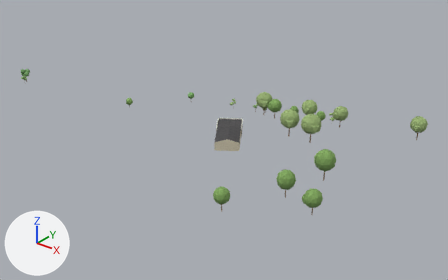
The glTF model viewer/districts/2020-kiel/chunks/c_-6_-1.glb, before and after one commit.
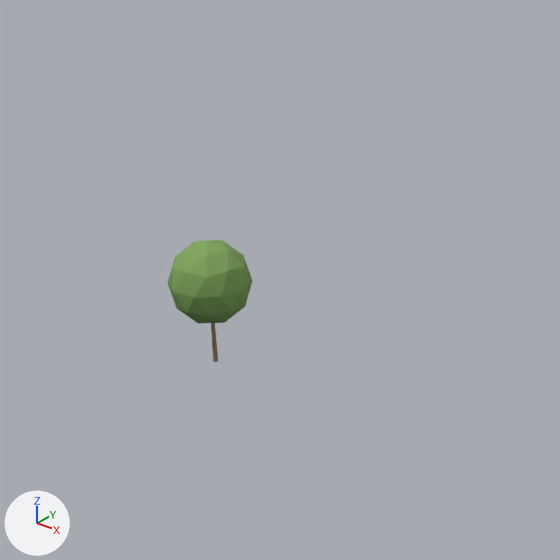
The first picture shows the older version from a 50 mm camera at (-1215.5, -216.2, 104.5) aimed at (-1358.9, -36.9, -6.7). The close-ups show the older and then the newer version on the part from 25% to 36% of the width and 28% to 45% of the height of that picture. Only the edits that show in the close-ups are written down. Arrows for +X, +Y and +Z are at lower left; the lights stay in place. Where no turn or scale is listed for an object, it has been applied to the vertices.

Before the edit, the objects in view are built like this:
```python
me_tree_round_0 = bpy.data.meshes.new('tree_round_0')
me_tree_round_0.from_pydata(...)  # an icosphere of 80 faces spanning x -0.67..0.64, y -0.69..0.69, z -0.35..1.0; a 6-sided cylinder along z spanning x -0.05..0.02, y -0.04..0.04, z -1.0..-0.29; an icosphere of 20 faces spanning x -0.17..0.67, y -0.13..0.67, z -0.21..0.66
me_tree_round_0.materials.append(mat_tree_vc)
ob_tree_round_0_002 = bpy.data.objects.new('tree_round_0.002', me_tree_round_0)
ob_tree_round_0_002.parent = ob_trees__6__1_0
ob_tree_round_0_002.location = (-61.89, -33.39, 2.365)
ob_tree_round_0_002.rotation_euler = (0.0, 0.0, 1.69)  # degrees (0, 0, 97)
ob_tree_round_0_002.scale = (2.22, 2.22, 2.37)
```
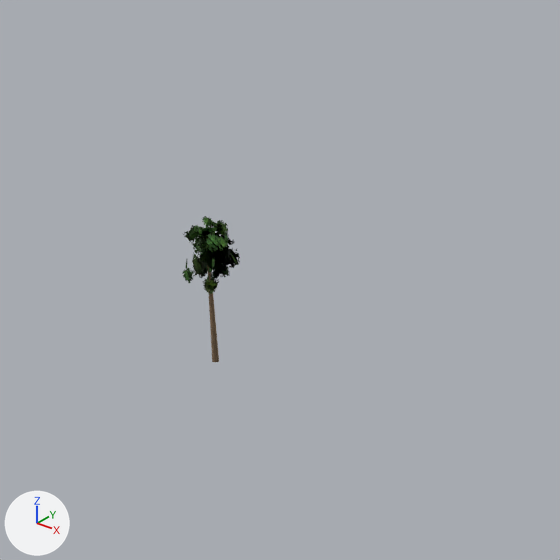
The change in detail:
Picture 'leaf_atlas' (img_leaf_atlas) is new.
Material 'canopy_tree' (mat_canopy_tree) is new.
Uses the picture img_leaf_atlas.
Mesh me_tree_round_young is new.
It has 269 vertices, 160 faces and spans x -0.5..0.5, y -0.5..0.5, z -1.0..1.0.
It uses material mat_canopy_tree.
Object 'tree_round_0.002' (ob_tree_round_0_002) is deleted.
Object 'tree_round_young.002' (ob_tree_round_young_002) is new; it shows me_tree_round_young.
Its parent is ob_trees__6__1_0.
Its location is (-61.84, -33.28, 2.926).
Its rotation in degrees is (0, 0, 97).
Its scale is (2.47, 2.47, 2.93).

Changed parts and their boxes (x1, y1, x2, y2) in the close-ups (560 x 560 px):
'tree_round_0.002', deleted (green)
    before: (167, 240, 253, 362)
'tree_round_young.002', added
    after: (182, 216, 240, 362)
